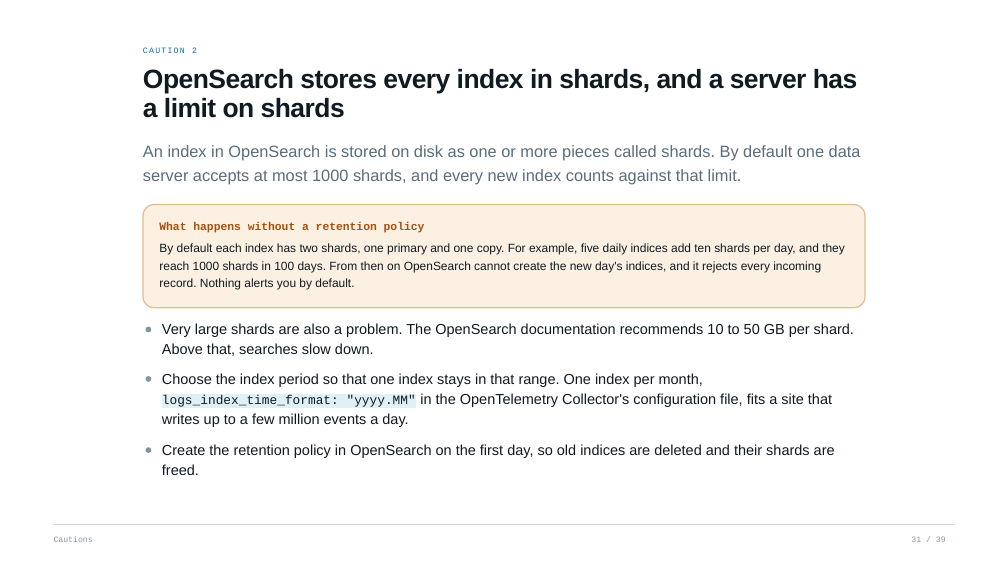
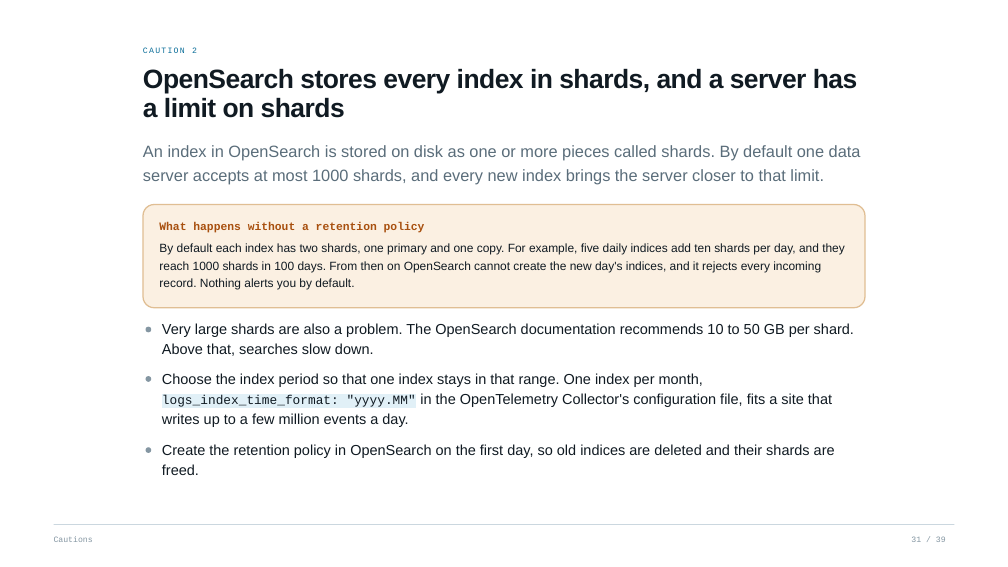
Before and after one commit to netsapiensis/MoodleMootNordic2026, a slide deck: slide 31 of Moodle-Otel-Opensearch/presentation/moodle-otel-deck.pptx. Drawn at 1008x567 pixels with LibreOffice and Linux fonts; fonts in the diff are those of the drawing. Boxes give left, top, right and bottom in pixels: in the first picture for what was removed or moved away, otherwise in the second. Text is boxed around its words. In the diff, an @@ line names an element or a change of style, - is before the commit and + after.

```diff
--- a/Moodle-Otel-Opensearch/presentation/moodle-otel-deck.pptx
+++ b/Moodle-Otel-Opensearch/presentation/moodle-otel-deck.pptx
@@ text at bbox=[143, 145, 861, 185]: text changed @@
-An index in OpenSearch is stored on disk as one or more pieces called shards. By default one data server accepts at most 1000 shards, and every new index counts against that limit.
+An index in OpenSearch is stored on disk as one or more pieces called shards. By default one data server accepts at most 1000 shards, and every new index brings the server closer to that limit.
```
Also in this commit, not shown: 14 other slides changed, 2 other files.
